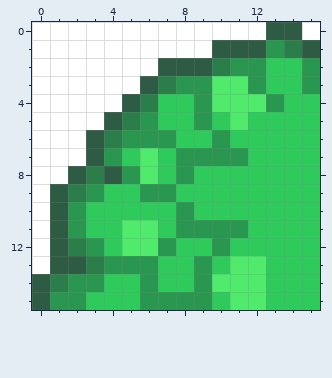
File history of a pixel-art sprite, Dungeony/core/assets/images/tile/WALL_TOP_LEFT.png. The picture above was drawn from the file before the commit.
The file is 16x16 pixels.
New version:
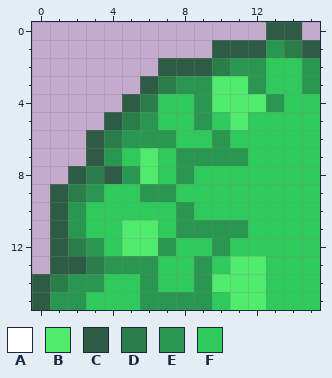
Palette (. is transparent): A #ffffff  B #50eb6c  C #2d5b43  D #2b7d4a  E #299750  F #2eca5c
Author's note on the commit: adding alpha to wall tiles
Changes in this commit:
@@ x 0..15 @@
- 0 AAAAAAAAAAAAACCA
- 1 AAAAAAAAAACCCEDC
- 2 AAAAAAACCCDEEFFE
- 3 AAAAAACDEEBBEFFE
- 4 AAAAACDFFEBBBEFF
- 5 AAAACDEFFEFBFFFF
- 6 AAACDEEEFFEFFFFF
- 7 AAACEFBFEEEEFFFF
- 8 AACDCEBFEFFFFFFF
- 9 ACDEFFEEFFFFFFFF
-10 ACEFFFFFEFFFFFFF
-11 ACEFFBBFEEEEFFFF
-12 ACDEFBBEFFEFFFFF
-13 ACCDEEEFFEFBBFFF
+ 0 .............CC.
+ 1 ..........CCCEDC
+ 2 .......CCCDEEFFE
+ 3 ......CDEEBBEFFE
+ 4 .....CDFFEBBBEFF
+ 5 ....CDEFFEFBFFFF
+ 6 ...CDEEEFFEFFFFF
+ 7 ...CEFBFEEEEFFFF
+ 8 ..CDCEBFEFFFFFFF
+ 9 .CDEFFEEFFFFFFFF
+10 .CEFFFFFEFFFFFFF
+11 .CEFFBBFEEEEFFFF
+12 .CDEFBBEFFEFFFFF
+13 .CCDEEEFFEFBBFFF
 14 CDEEFFEFFEBBBFFF
